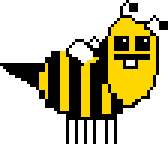
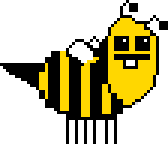
Before/after of a 168×144 layered artwork. What changed in the layer stack:
painted on "Ebene 7" over (132, 93, 150, 108)
